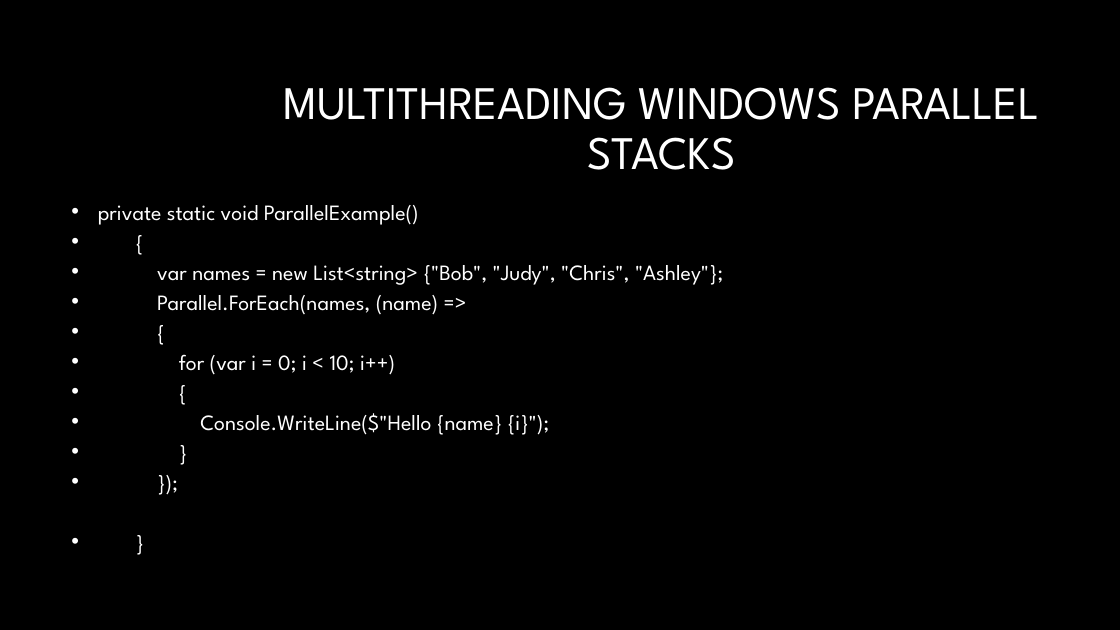
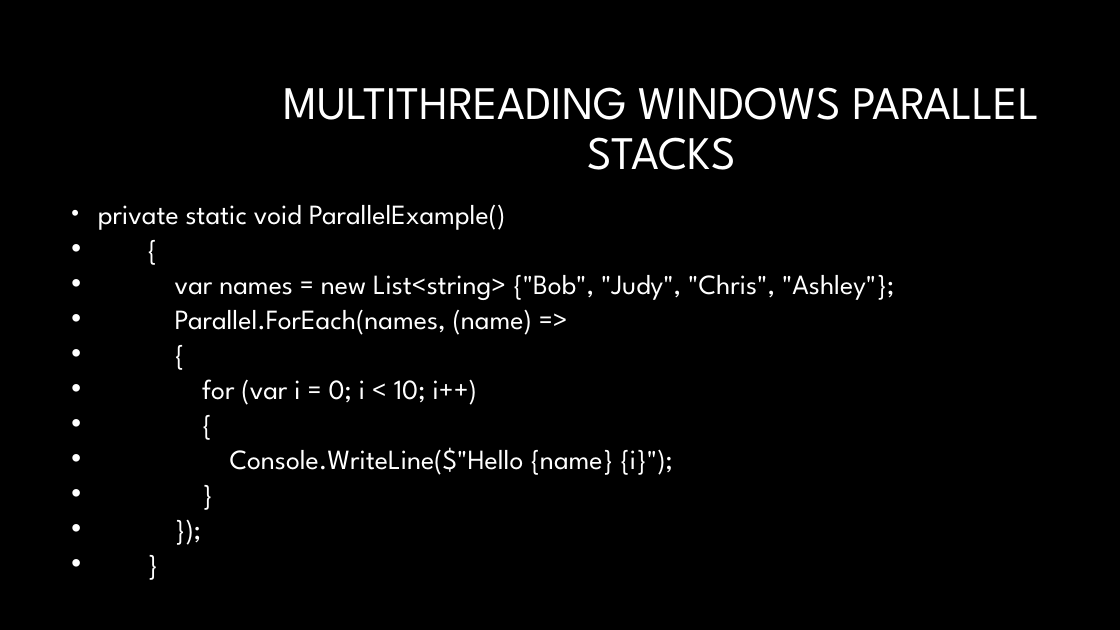
Before and after one commit to GBPhilip/Debugging, a slide deck: slide 27 of Debugging1.pptx (slide 28 before the commit). Drawn at 1120x630 pixels with LibreOffice and Linux fonts; fonts in the diff are those of the drawing; background and template pictures are left out. Boxes give left, top, right and bottom in pixels: in the first picture for what was removed or moved away, otherwise in the second. Text is boxed around its words. In the diff, an @@ line names an element or a change of style, - is before the commit and + after.

```diff
--- a/Debugging1.pptx
+++ b/Debugging1.pptx
@@ text "private static void ParallelExample()" at box(98, 205, 894, 475): size 18.7 to 23.8 pt @@
```
Also in this commit, not shown: 10 other slides changed, 2 slides removed, 8 other files.
